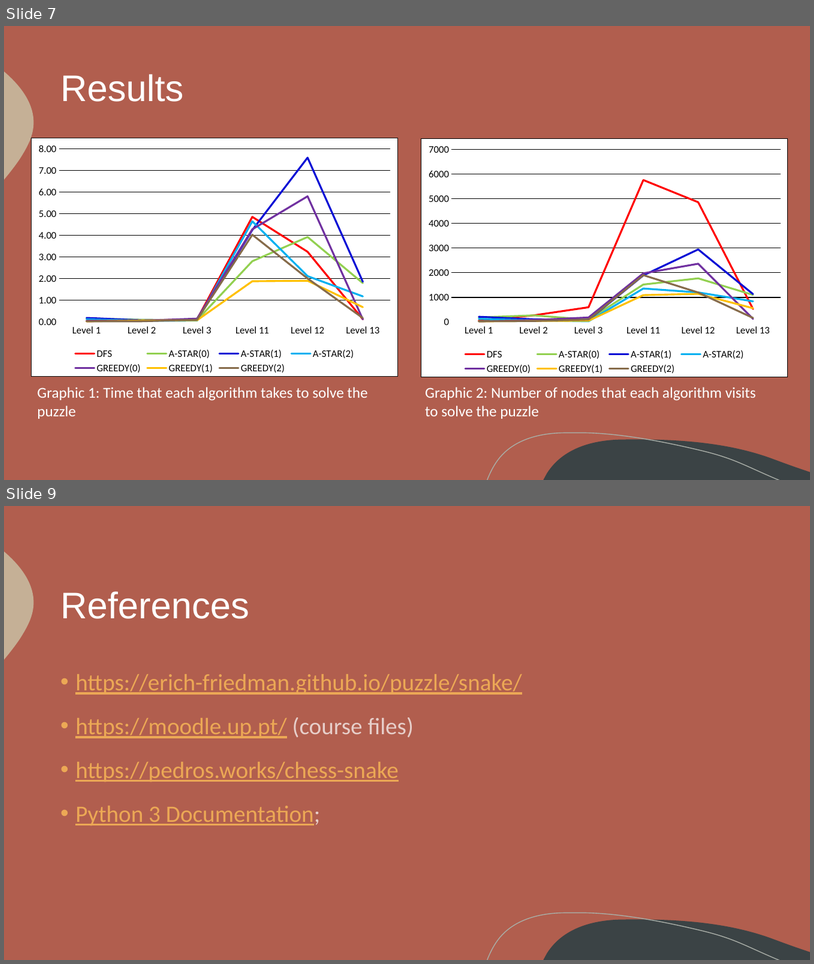
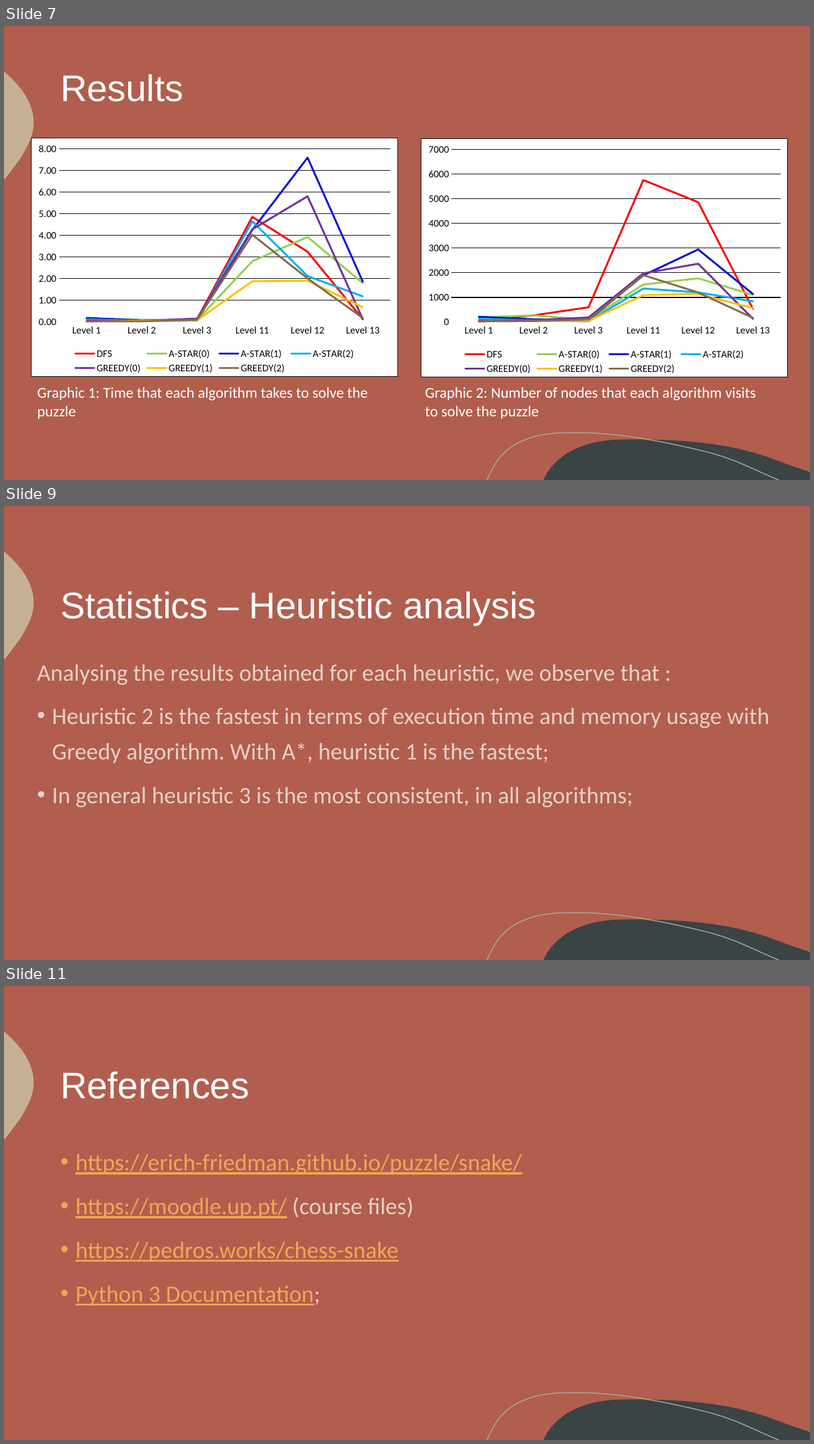
Before and after one commit to itsdomsantos/IART-2022, a slide deck: Chess Snake Puzzles – 2022 IA Project - Final Delivery.pptx. Shown one above the other, each under a label of ours: slides 7 and 9 before the commit, slides 7, 9 and 11 after it; the slides between them are not shown. The pictures are 814x964 and 814x1444 pixels, drawn with LibreOffice and Linux fonts; fonts in the diff are those of the drawing. Boxes give left, top, right and bottom in pixels: in the first picture for what was removed or moved away, otherwise in the second. Text is boxed around its words. In the diff, an @@ line names an element or a change of style, - is before the commit and + after.

```diff
--- a/Chess Snake Puzzles – 2022 IA Project - Final Delivery.pptx
+++ b/Chess Snake Puzzles – 2022 IA Project - Final Delivery.pptx
@@ slide 9 added at (4,506,810,960), background #B15E4E; not listed: 3 template elements that a slide beside it also shows @@
@@ title added at (60,591,536,625), 44 pt, text #FFFFFF @@
+Statistics – Heuristic analysis
@@ text added at (37,664,770,807), 28 pt, text #FFFFFF at 70% opacity @@
+Analysing the results obtained for each heuristic, we observe that :
+• Heuristic 2 is the fastest in terms of execution time and memory usage with Greedy algorithm. With A*, heuristic 1 is the fastest;
+• In general heuristic 3 is the most consistent, in all algorithms;
@@ what was slide 9 is now slide 11 @@
```
Also in this commit, not shown: 1 slide changed, 2 other slides added, 1 slide removed, 1 other file.
